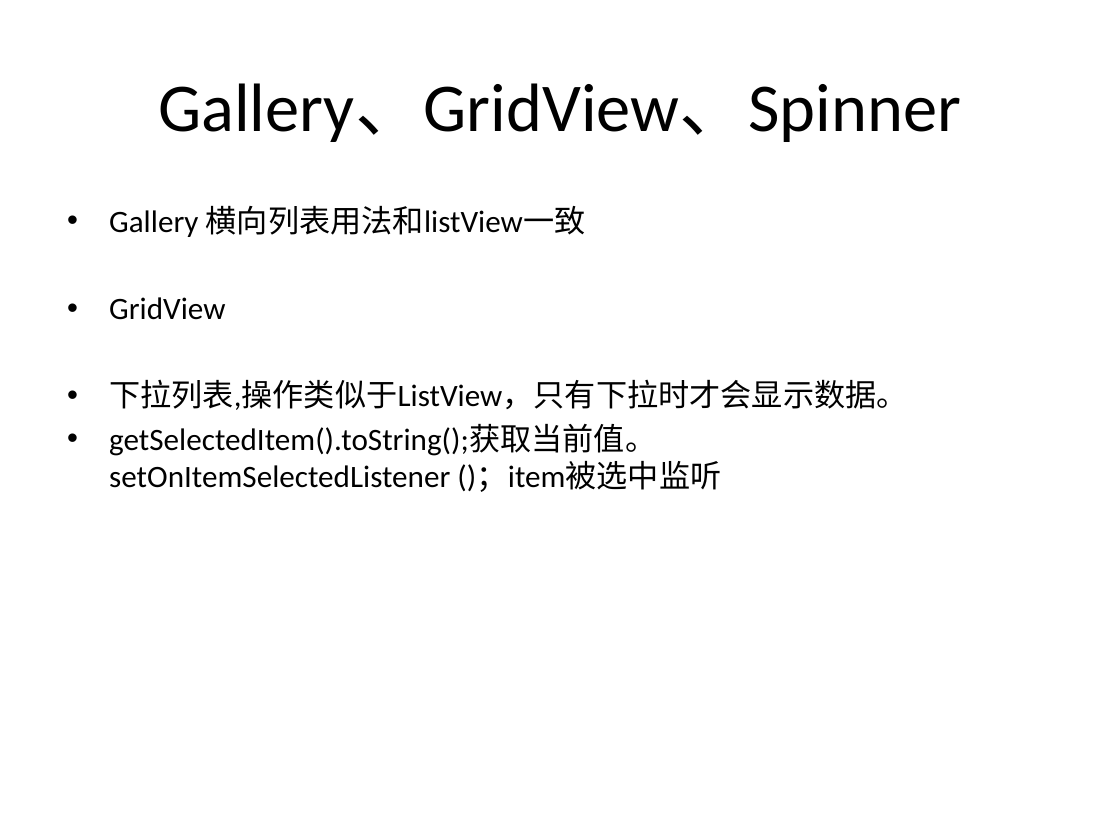
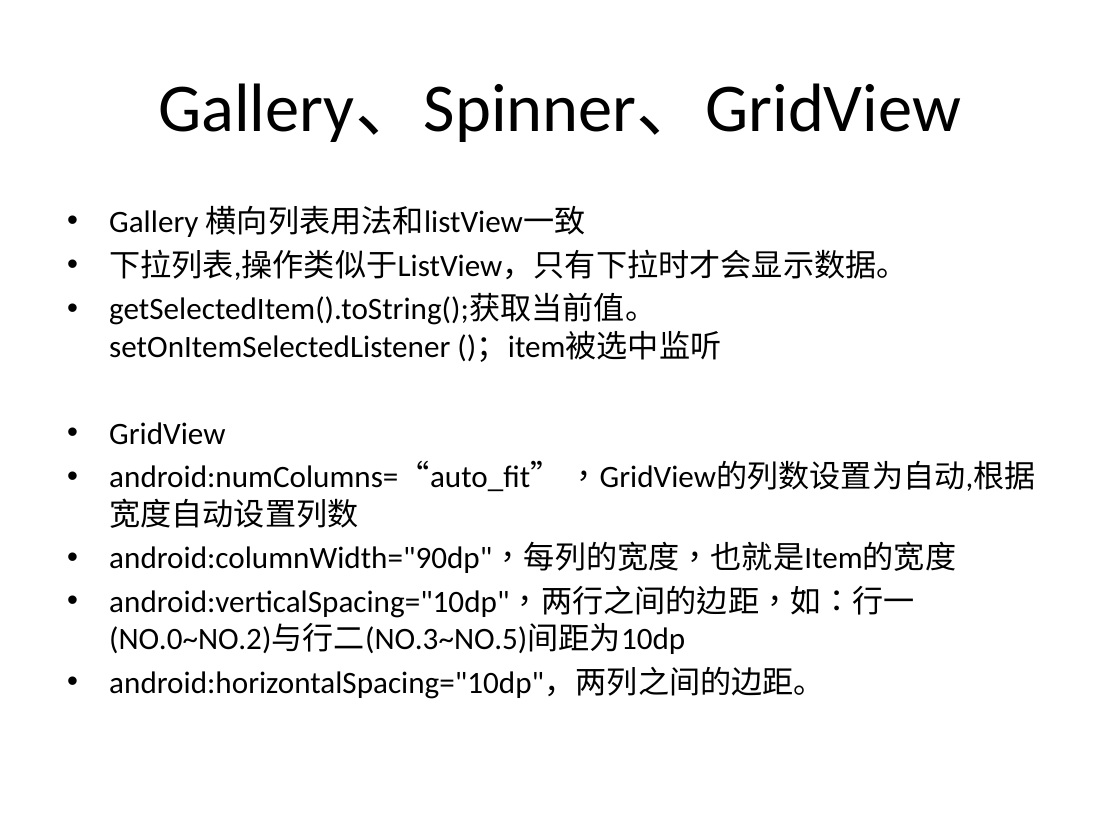
Before and after one commit to alanforgithub/share_content, a slide deck: slide 30 of 文件资料/Android培训-1.pptx. Drawn at 1120x840 pixels with LibreOffice and Linux fonts; fonts in the diff are those of the drawing. Boxes give left, top, right and bottom in pixels: in the first picture for what was removed or moved away, otherwise in the second. Text is boxed around its words. In the diff, an @@ line names an element or a change of style, - is before the commit and + after.

```diff
--- a/文件资料/Android培训-1.pptx
+++ b/文件资料/Android培训-1.pptx
@@ title at (x1=158, y1=83, x2=961, y2=142): text changed @@
-Gallery、GridView、Spinner
+Gallery、Spinner、GridView
@@ text at (x1=109, y1=297, x2=225, y2=320): paragraph removed @@
-• GridView
@@ text at (x1=109, y1=422, x2=1036, y2=699): paragraphs added @@
+• GridView
+• android:numColumns=“auto_fit” ，GridView的列数设置为自动,根据宽度自动设置列数
+• android:columnWidth="90dp"，每列的宽度，也就是Item的宽度
+• android:verticalSpacing="10dp"，两行之间的边距，如：行一(NO.0~NO.2)与行二(NO.3~NO.5)间距为10dp
+• android:horizontalSpacing="10dp"，两列之间的边距。
```
Also in this commit, not shown: 1 slide added, 20 other files.
